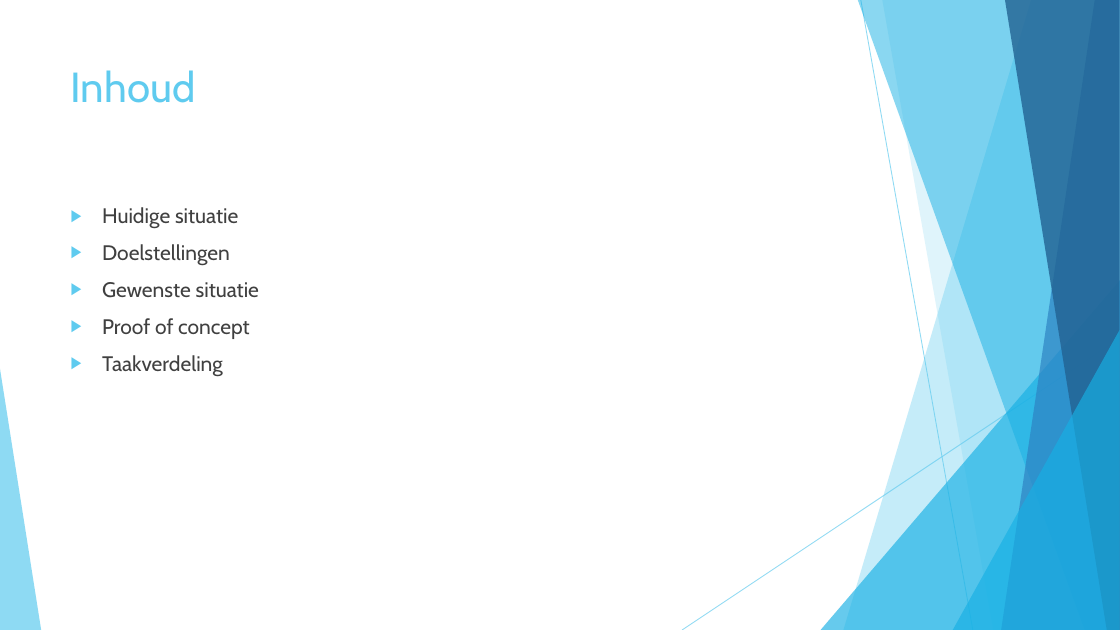
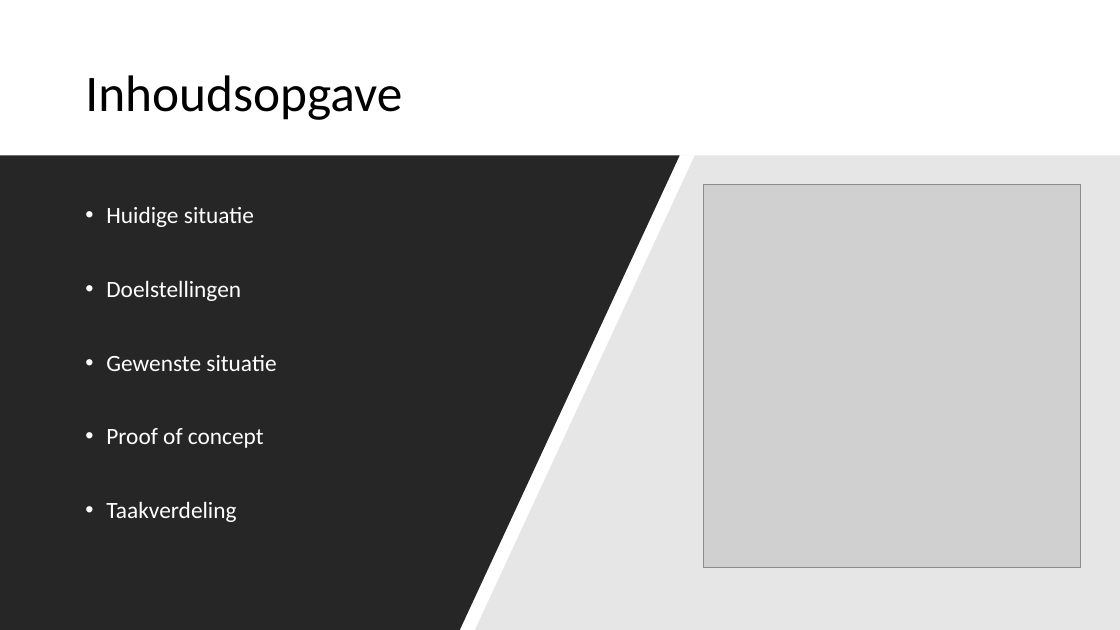
Before and after one commit to wouter503/IDP, a slide deck: slide 2 of Plan van aanpak/presentatie.pptx. Drawn at 1120x630 pixels with LibreOffice and Linux fonts; fonts in the diff are those of the drawing; grey boxes stand for pictures. Boxes give left, top, right and bottom in pixels: in the first picture for what was removed or moved away, otherwise in the second. Text is boxed around its words. In the diff, an @@ line names an element or a change of style, - is before the commit and + after.

Commit message:
powerpoint

```diff
--- a/Plan van aanpak/presentatie.pptx
+++ b/Plan van aanpak/presentatie.pptx
@@ title "Inhoudsopgave" at [85, 75, 402, 120]: vertical alignment top to middle @@
@@ title at [85, 75, 402, 120]: text changed; size 36 to 44 pt; font Cabin to Calibri; text colour #5FCBEF to #000000 @@
-Inhoud
+Inhoudsopgave
@@ freeform shape added at [0, 155, 680, 630], fill #262626 @@
@@ freeform shape added at [455, 155, 1120, 630], fill #E7E6E6 @@
@@ text "Huidige situatie" at [106, 206, 276, 522]: size 18 to 20 pt, font Cabin to Calibri, text colour #404040 to #FFFFFF; bullet ▶ to •; line spacing 1 to 0.9; vertical alignment top to middle @@
@@ picture added at [704, 185, 1081, 567] @@
@@ group removed at [0, 0, 1120, 630]: 5 freeform shapes, 3 triangles, 2 lines @@
```
Also in this commit, not shown: 11 other slides changed, 4 slides added.
